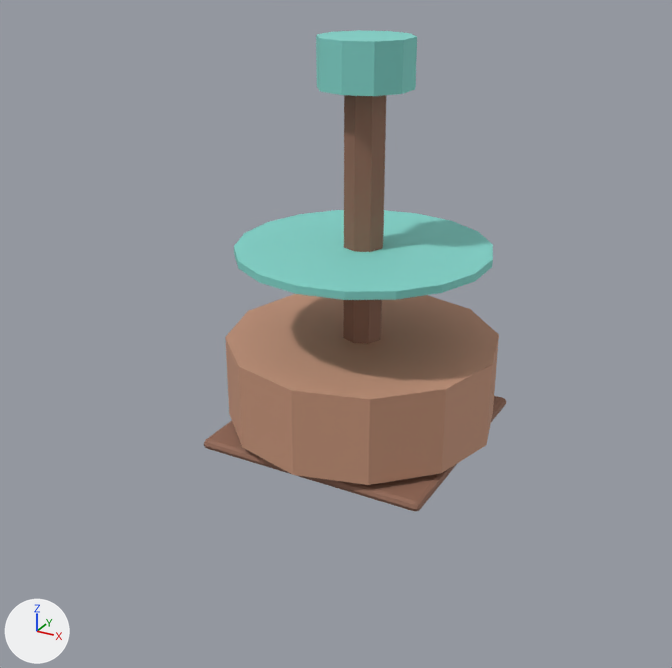
What one commit did to the glTF model game/assets/models/sod_veil_projector.glb.
One viewpoint serves both versions: a 50 mm lens placed at (1.56, -3.06, 1.95), pointed at (-0.03, -0.16, 0.5). The axes (+X, +Y, +Z) are drawn at lower left. The lights are the same throughout. The picture after the commit comes second. Vertices at exactly the same position are counted once.

Objects in the first picture: 'sod_veil_projector'.
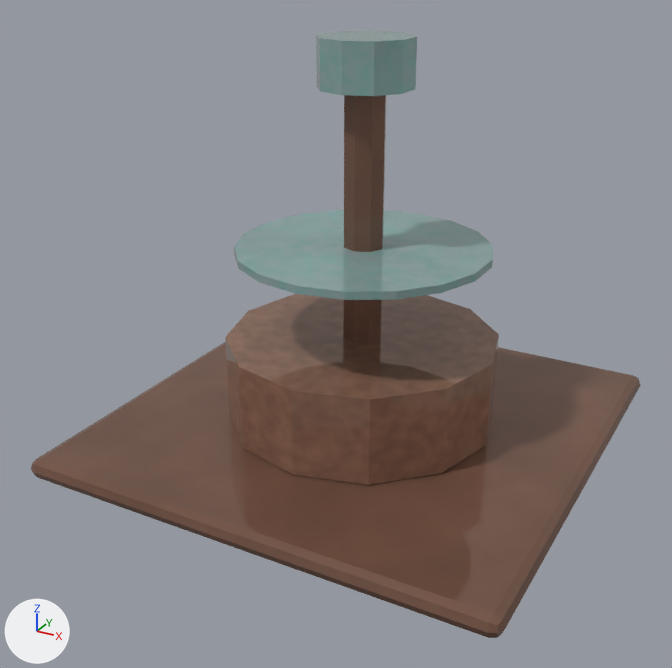
Boxes (x1, y1, x2, y2) around the edits, measured in the pictures (672 x 668 px):
'sod_veil_projector', reshaped (102% wider, 26% taller): before (204, 30, 506, 511); after (31, 30, 641, 638)
part 1 of me_cube_049, added (brown): after (31, 341, 641, 638)
part 2 of me_cube_049, deleted: before (204, 396, 506, 511)
part 3 of me_cube_049, recoloured: (343, 95, 386, 344) in both
part 4 of me_cube_049, recoloured (darker): (225, 294, 499, 485) in both
part 5 of me_cube_049, recoloured: (234, 30, 493, 300) in both

What the commit changed:
Picture 'sod_veil_projector_rough' (img_sod_veil_projector_rough) is new.
Picture 'sod_veil_projector_diff' (img_sod_veil_projector_diff) is new.
Material 'sod_veil_projector_baked' (mat_sod_veil_projector_baked) is new.
Uses the picture img_sod_veil_projector_diff.
Uses the picture img_sod_veil_projector_rough.
me_cube_049 is used by ob_sod_veil_projector; location (0.0, 0.0, 0.0).
me_cube_049 had 144 vertices, 268 faces and spanned x -0.55..0.55, y -0.55..0.55, z 0.02..1.59.
me_cube_049 now has 152 vertices, 284 faces and spans x -0.95..0.95, y -0.95..0.95, z 0.0..1.59.
me_cube_049 part 1: a new loose piece of 56 vertices spanning x -0.95..0.95, y -0.95..0.95, z 0.0..0.08, in mat_sod_veil_projector_baked.
me_cube_049 part 2: the loose piece of 48 vertices spanning x -0.47..0.47, y -0.47..0.47, z 0.02..0.06 is deleted.
me_cube_049 part 3: 28 faces spanning x -0.08..0.08, y -0.08..0.08, z 0.35..1.45 switch from mat_rustd_0_0 (brown #956c59) to mat_sod_veil_projector_baked.
me_cube_049 part 4: 44 faces spanning x -0.55..0.55, y -0.55..0.55, z 0.09..0.43 switch from mat_rustp_0_0 (brown #cb997e) to mat_sod_veil_projector_baked.
me_cube_049 part 5: 104 faces spanning x -0.49..0.49, y -0.5..0.5, z 0.79..1.59 switch from mat_teal_0_0 (cyan #86dad0) to mat_sod_veil_projector_baked.
